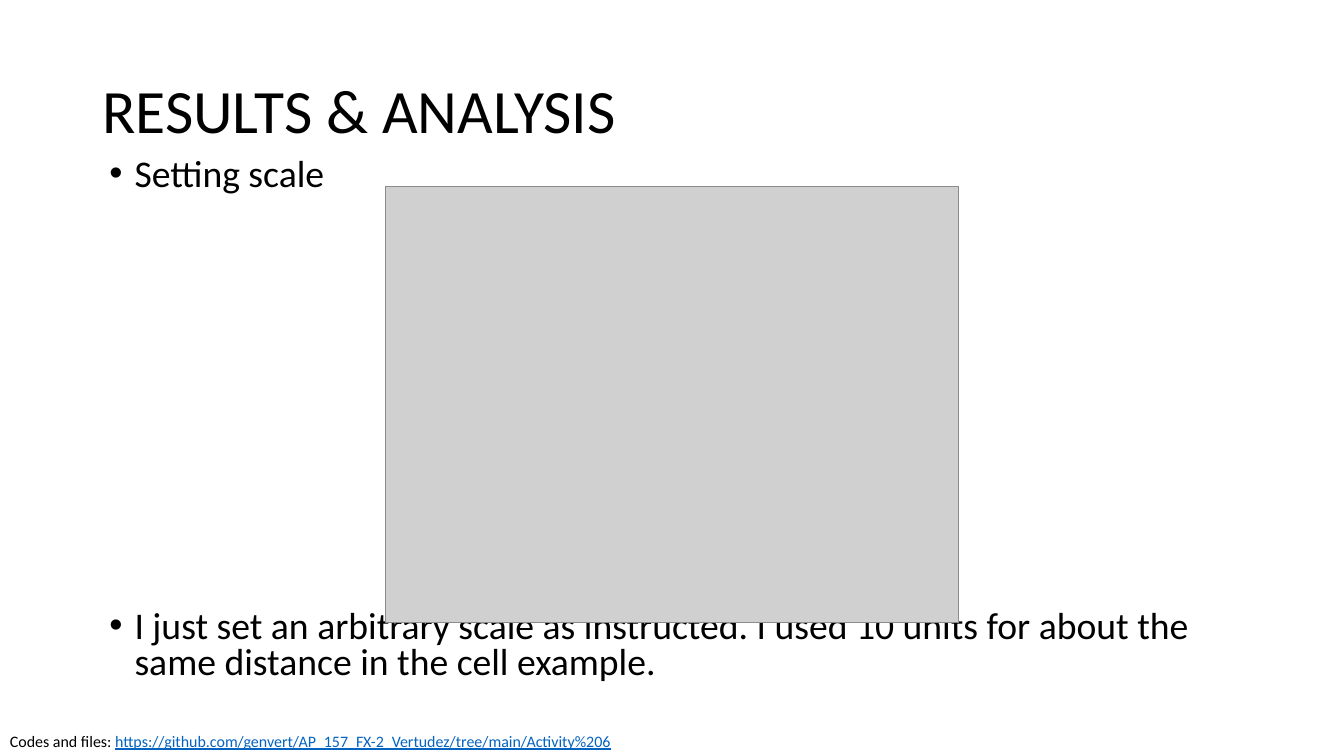
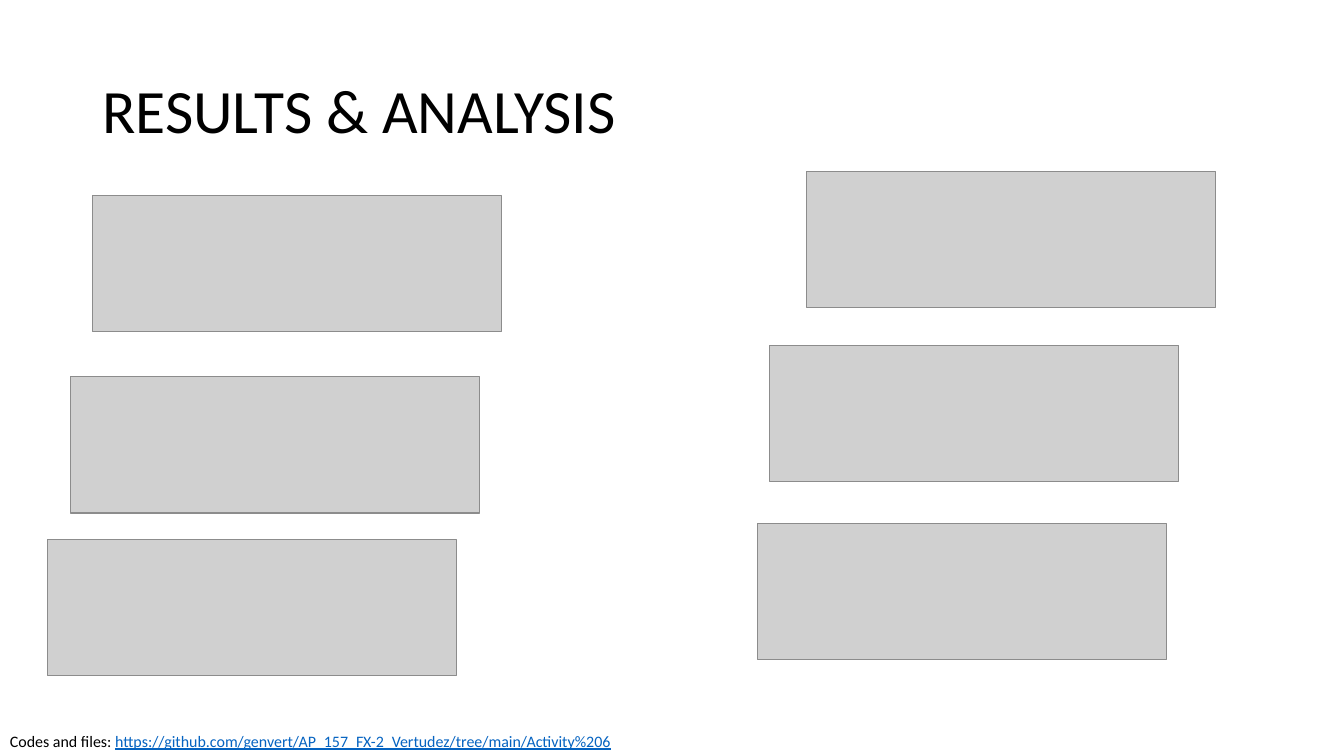
Before and after one commit to genvert/AP_157_FX-2_Vertudez, a slide deck: slide 7 of Activity 06/Vertudez_Activity_6_Report.pptx (slide 4 before the commit). Drawn at 1344x756 pixels with LibreOffice and Linux fonts; fonts in the diff are those of the drawing; grey boxes stand for pictures. Boxes give left, top, right and bottom in pixels: in the first picture for what was removed or moved away, otherwise in the second. Text is boxed around its words. In the diff, an @@ line names an element or a change of style, - is before the commit and + after.

```diff
--- a/Activity 06/Vertudez_Activity_6_Report.pptx
+++ b/Activity 06/Vertudez_Activity_6_Report.pptx
@@ text removed at [135, 161, 1188, 681] @@
-• Setting scale
-• I just set an arbitrary scale as instructed. I used 10 units for about the same distance in the cell example.
@@ picture added at [807, 171, 1215, 308] @@
@@ picture added at [93, 196, 501, 332] @@
@@ picture removed at [385, 187, 959, 622] @@
@@ picture added at [770, 345, 1179, 481] @@
@@ picture added at [71, 377, 479, 513] @@
@@ picture added at [47, 539, 456, 676] @@
@@ picture added at [757, 523, 1166, 659] @@
```
Also in this commit, not shown: 8 other slides changed, 3 slides removed, 5 other files.
